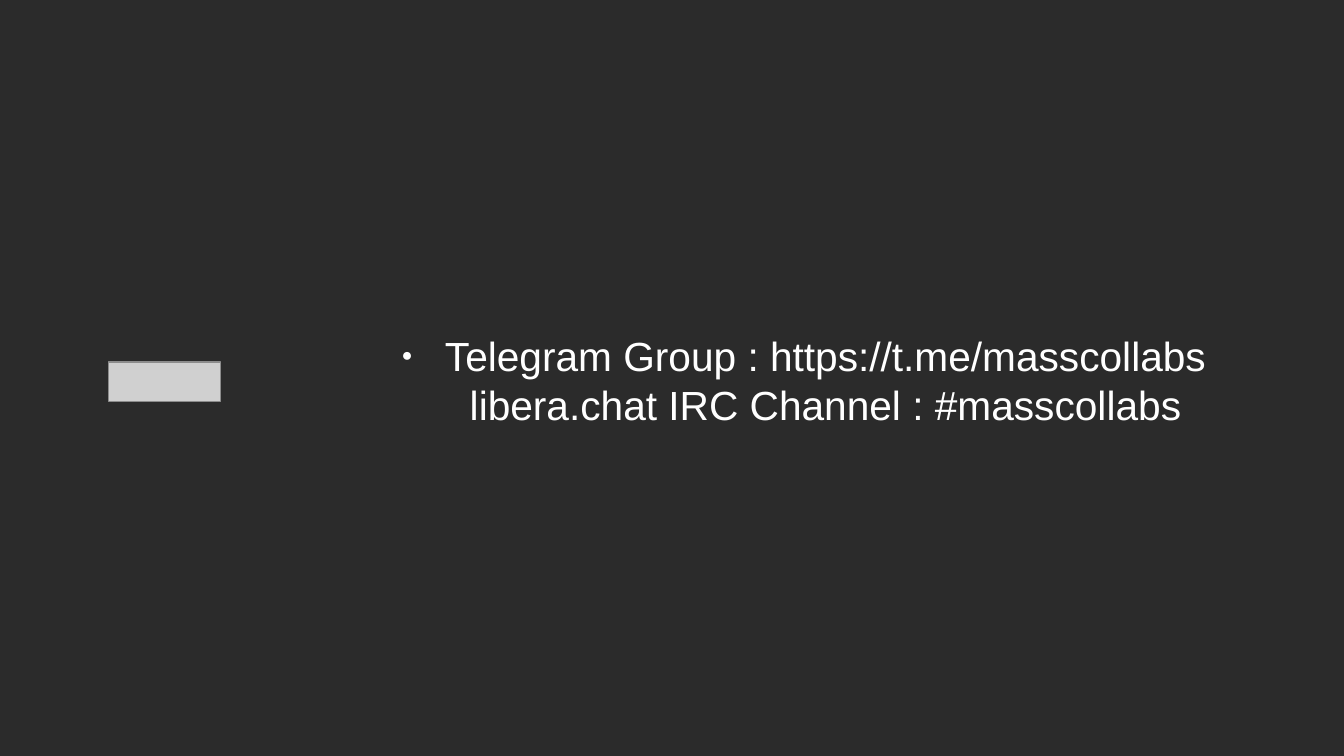
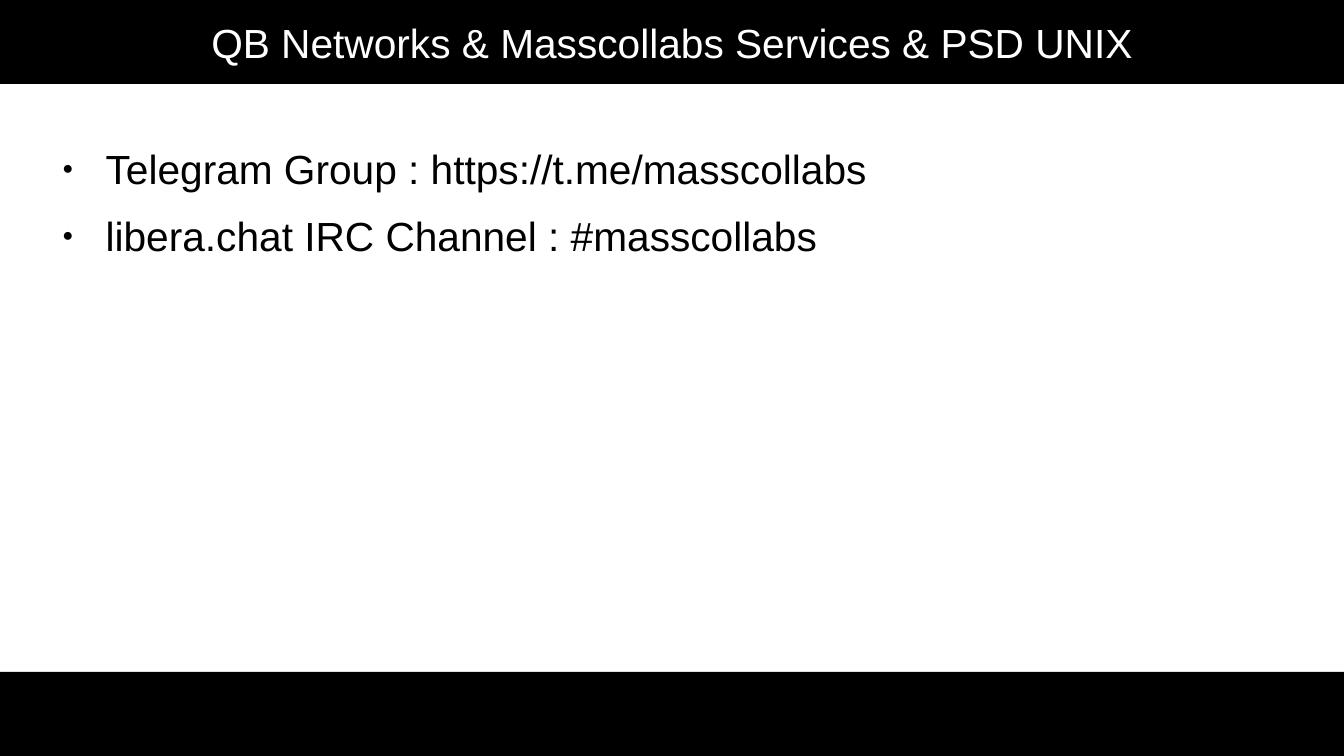
Before and after one commit to masscollabs/massCON2024, a slide deck: slide 4 of continuum.odp. Drawn at 1344x756 pixels with LibreOffice and Linux fonts; fonts in the diff are those of the drawing; grey boxes stand for pictures; background and template pictures are left out; a plain dark background stands for a picture behind light text. Boxes give left, top, right and bottom in pixels: in the first picture for what was removed or moved away, otherwise in the second. Text is boxed around its words. In the diff, an @@ line names an element or a change of style, - is before the commit and + after.

```diff
--- a/continuum.odp
+++ b/continuum.odp
@@ background picture (left out) to #FFFFFF @@
@@ rectangle added at <box>0,0,1344,84</box>, fill #000000 @@
@@ title added at <box>211,28,1132,66</box>, 24 pt, text #FFFFFF @@
+QB Networks & Masscollabs Services & PSD UNIX
@@ text "Telegram Group : https://t.me/masscollabs" at <box>106,154,867,252</box>: vertical alignment middle to top @@
@@ text at <box>106,154,867,252</box>: text changed; text colour #FFFFFF to #000000 @@
-● Telegram Group : https://t.me/masscollabs
-  libera.chat IRC Channel : #masscollabs
+● Telegram Group : https://t.me/masscollabs
+● libera.chat IRC Channel : #masscollabs
@@ picture removed at <box>109,362,221,401</box> @@
@@ rectangle added at <box>0,672,1344,756</box>, fill #000000 @@
```
Also in this commit, not shown: 3 other slides changed, 1 slide removed, 1 other file.
